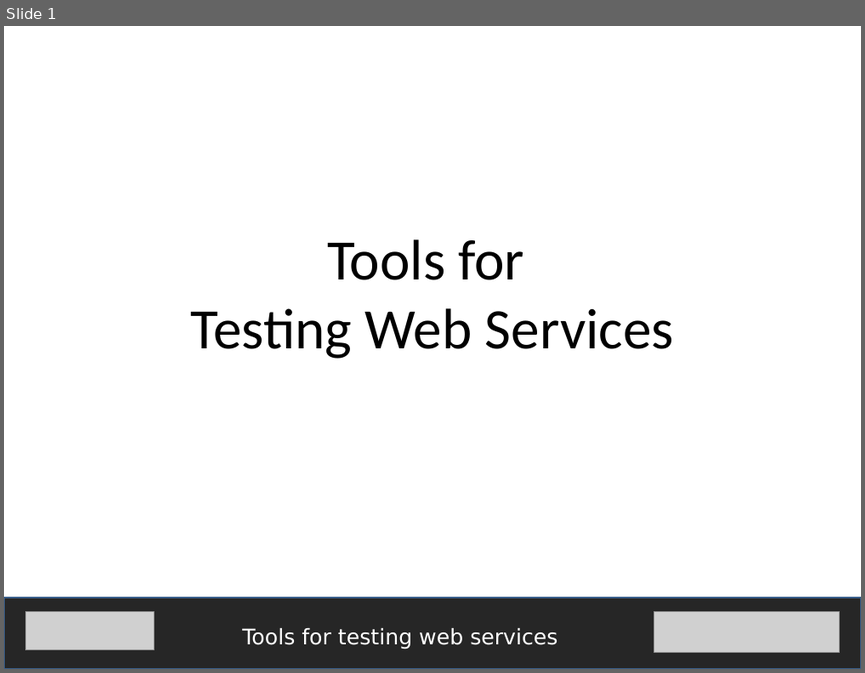
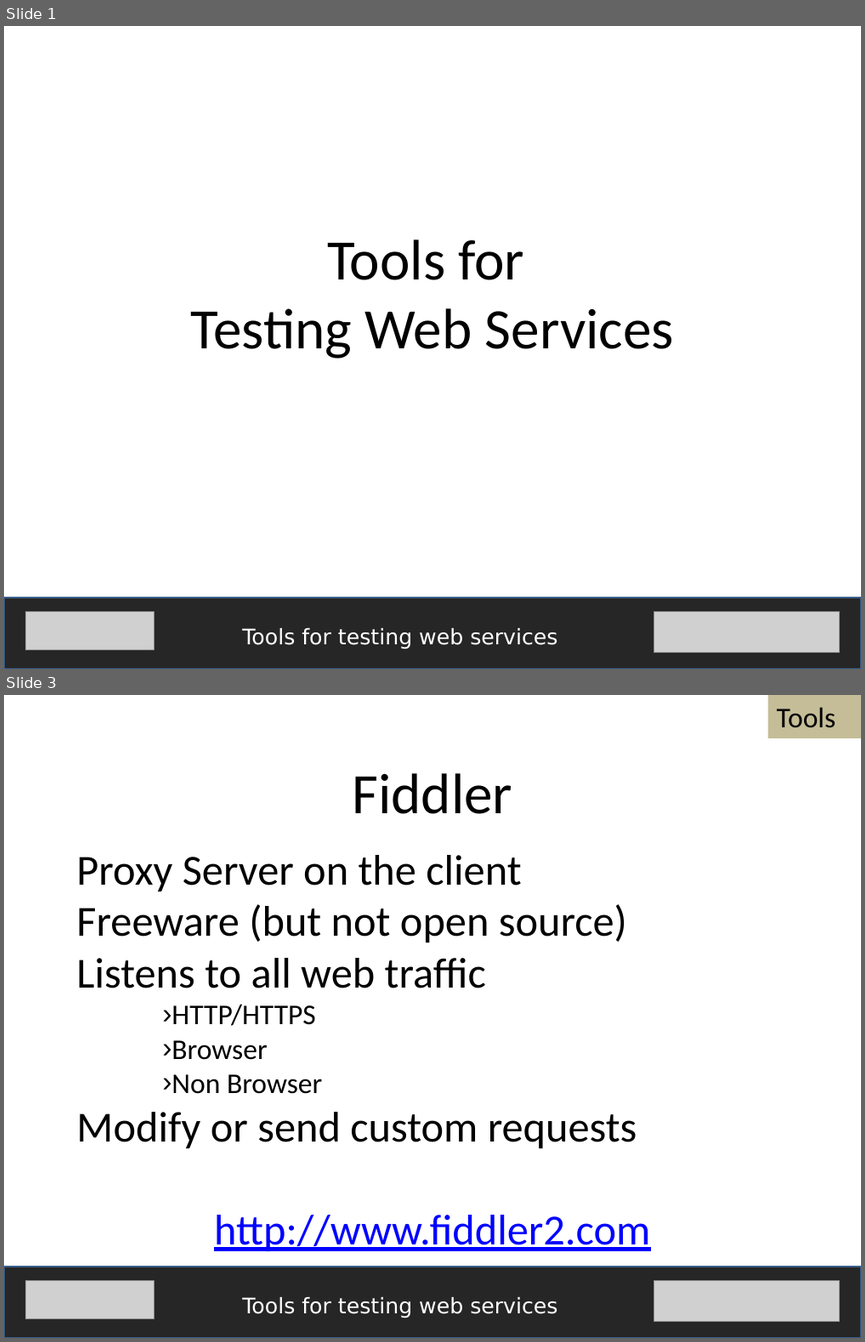
Before and after one commit to fijiaaron/testing-web-apps-and-services, a slide deck: presentations/Tools for testing web services.pptx. Shown one above the other, each under a label of ours: slide 1 before the commit, slides 1 and 3 after it; the slides between them are not shown. The pictures are 865x673 and 865x1342 pixels, drawn with LibreOffice and Linux fonts; fonts in the diff are those of the drawing; grey boxes stand for pictures. Boxes give left, top, right and bottom in pixels: in the first picture for what was removed or moved away, otherwise in the second. Text is boxed around its words. In the diff, an @@ line names an element or a change of style, - is before the commit and + after.

Commit message:
Web services explained and Tools for testing web services presentations are done

```diff
--- a/presentations/Tools for testing web services.pptx
+++ b/presentations/Tools for testing web services.pptx
@@ slide 3 added at [4, 695, 861, 1338], background #FFFFFF @@
@@ rectangle added at [768, 695, 861, 737], fill #C4BD97, 24 pt, text #000000 @@
+Tools
@@ text added at [352, 773, 512, 814], 48 pt, text #000000 @@
+Fiddler
@@ text added at [76, 855, 650, 1251], 36 pt, text #000000 @@
+Proxy Server on the client
+Freeware (but not open source)
+Listens to all web traffic
+› HTTP/HTTPS
+› Browser
+› Non Browser
+Modify or send custom requests
+http://www.fiddler2.com
@@ rectangle added at [4, 1266, 861, 1338], fill #262626, outline #3A5F8C 2 pt @@
@@ picture added at [25, 1280, 154, 1319] @@
@@ picture added at [653, 1280, 840, 1321] @@
@@ text added at [242, 1297, 557, 1318], 18 pt, text #FFFFFF @@
+Tools for testing web services
```
Also in this commit, not shown: 2 slides changed, 5 other slides added, 6 other files.
